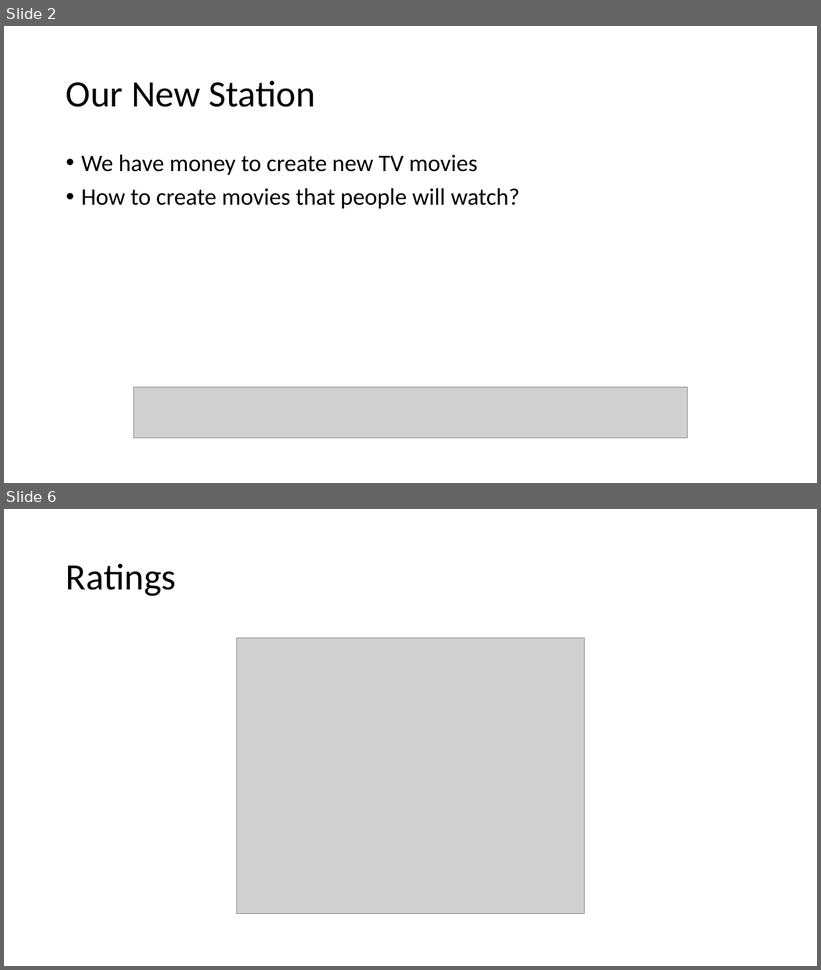
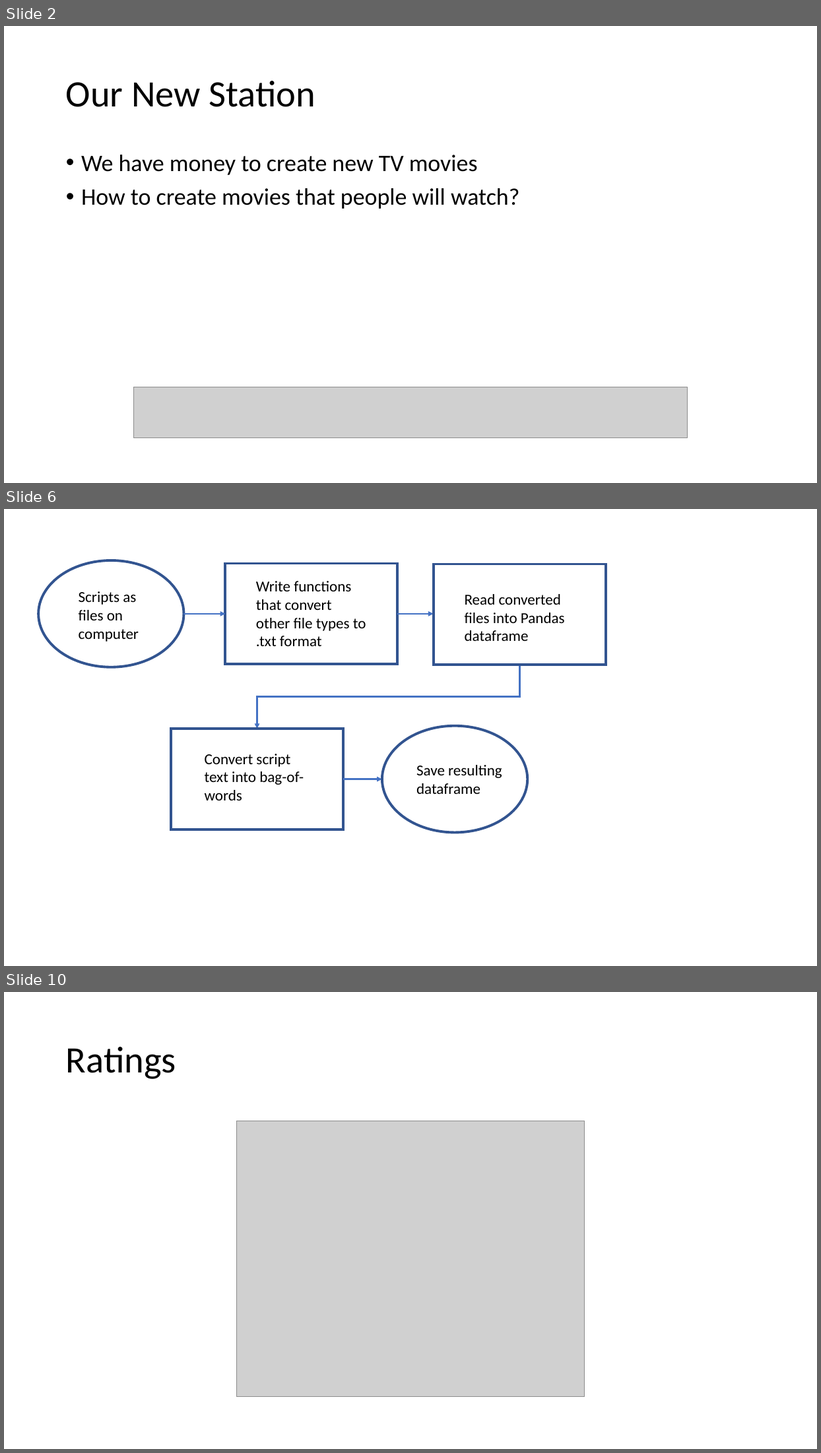
Before and after one commit to cda913/Capstone, a slide deck: AitkinCapstonePresentation.pptx. Shown one above the other, each under a label of ours: slides 2 and 6 before the commit, slides 2, 6 and 10 after it; the slides between them are not shown. The pictures are 821x970 and 821x1453 pixels, drawn with LibreOffice and Linux fonts; fonts in the diff are those of the drawing; grey boxes stand for pictures. Boxes give left, top, right and bottom in pixels: in the first picture for what was removed or moved away, otherwise in the second. Text is boxed around its words. In the diff, an @@ line names an element or a change of style, - is before the commit and + after.

```diff
--- a/AitkinCapstonePresentation.pptx
+++ b/AitkinCapstonePresentation.pptx
@@ slide 6 added at (4,509,817,966), background #FFFFFF @@
@@ ellipse added at (38,560,184,667), outline #325491 3 pt @@
@@ rectangle added at (225,563,397,664), outline #325491 3 pt @@
@@ rectangle added at (434,564,606,665), outline #325491 3 pt @@
@@ text added at (256,581,366,646), 18 pt, text #000000 @@
+Write functions that convert other file types to .txt format
@@ text added at (79,591,139,642), 18 pt, text #000000 @@
+Scripts as files on computer
@@ text added at (465,594,565,641), 18 pt, text #000000 @@
+Read converted files into Pandas dataframe
@@ arrow added from (184, 614) to (225, 614), #4472C4 2 pt @@
@@ arrow added from (397, 614) to (434, 614), #4472C4 2 pt @@
@@ elbow arrow added from (520, 665) to (257, 729), #4472C4 2 pt @@
@@ ellipse added at (382,726,527,833), outline #325491 3 pt @@
@@ rectangle added at (171,729,343,830), outline #325491 3 pt @@
@@ text added at (205,754,304,801), 18 pt, text #000000 @@
+Convert script text into bag-of-words
@@ text added at (416,765,502,794), 18 pt, text #000000 @@
+Save resulting dataframe
@@ arrow added from (343, 779) to (382, 779), #4472C4 2 pt @@
@@ what was slide 6 is now slide 10 @@
```
Also in this commit, not shown: 7 slides changed, 4 other slides added.
